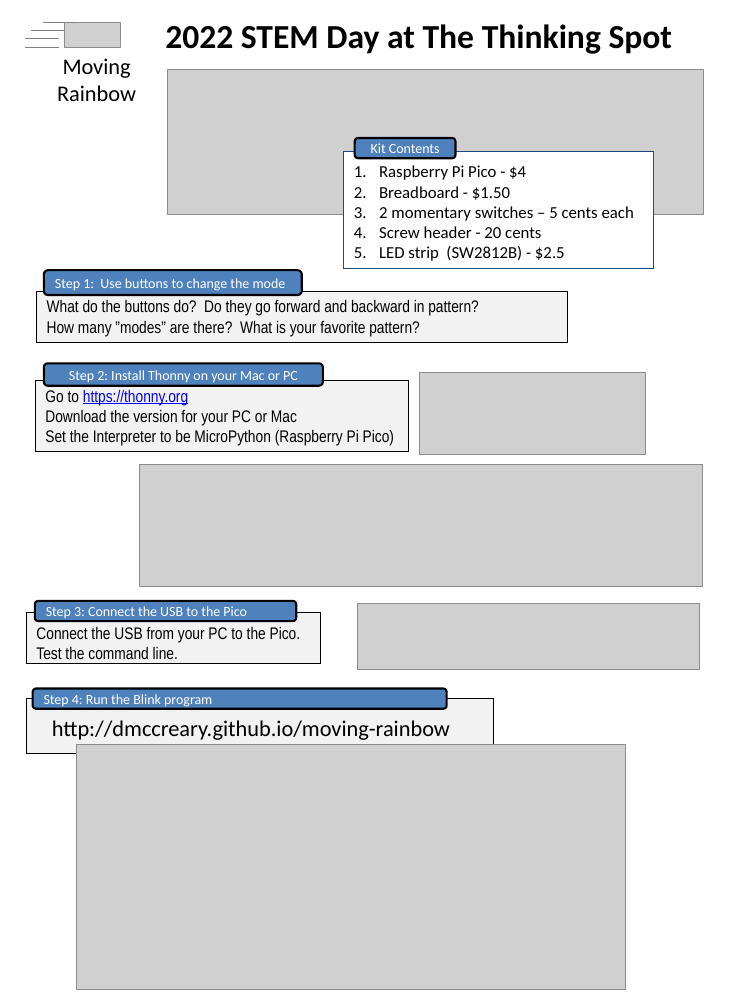
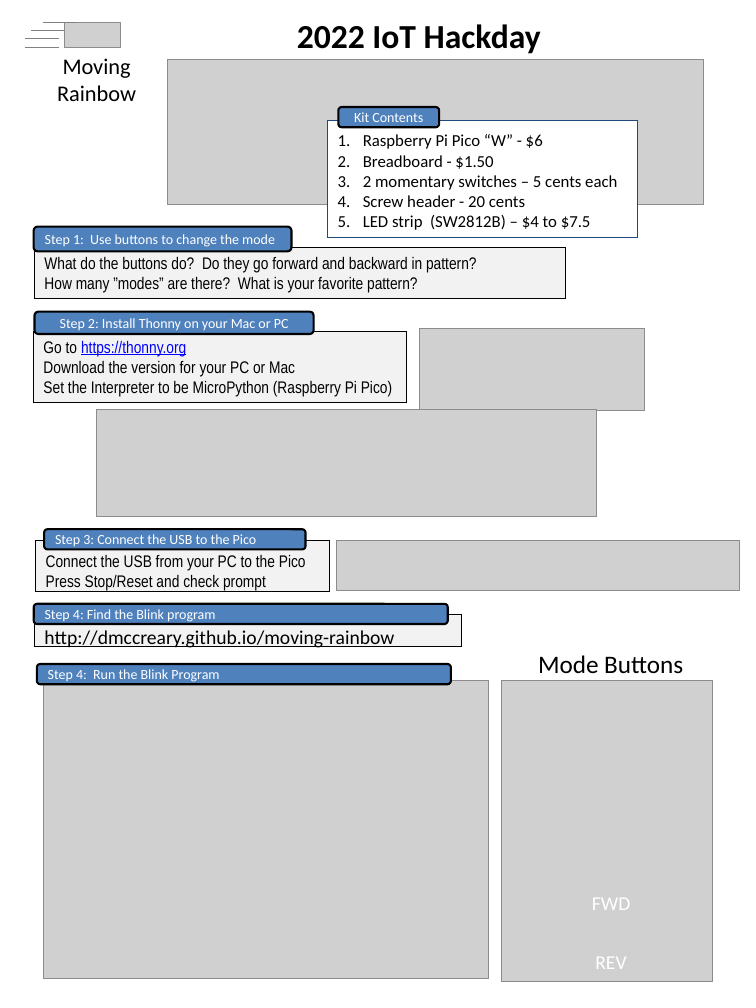
Before and after one commit to dmccreary/moving-rainbow, a slide deck: slide 1 of slides/2022-IoT-Hackday-Handout.pptx. Drawn at 756x1008 pixels with LibreOffice and Linux fonts; fonts in the diff are those of the drawing; grey boxes stand for pictures. Boxes give left, top, right and bottom in pixels: in the first picture for what was removed or moved away, otherwise in the second. Text is boxed around its words. In the diff, an @@ line names an element or a change of style, - is before the commit and + after.

```diff
--- a/slides/2022-IoT-Hackday-Handout.pptx
+++ b/slides/2022-IoT-Hackday-Handout.pptx
@@ title at <box>297,24,541,54</box>: text changed @@
-2022 STEM Day at The Thinking Spot
+2022 IoT Hackday
@@ picture: place and size @@
-picture at <box>168,70,704,215</box>
+picture at <box>168,59,704,205</box>
@@ rounded rectangle "Kit Contents": place and size @@
-rounded rectangle "Kit Contents" at <box>355,138,456,158</box>
+rounded rectangle "Kit Contents" at <box>339,107,439,127</box>
@@ rectangle "Raspberry Pi Pico “W” - ...": place and size @@
-rectangle "Raspberry Pi Pico “W” - ..." at <box>344,151,653,268</box>
+rectangle "Raspberry Pi Pico “W” - ..." at <box>328,120,637,237</box>
@@ text in rectangle at <box>363,134,543,149</box>: text changed @@
-1. Raspberry Pi Pico - $4
+1. Raspberry Pi Pico “W” - $6
@@ rounded rectangle "Step 1: Use buttons to ...": place and size @@
-rounded rectangle "Step 1: Use buttons to ..." at <box>44,270,302,295</box>
+rounded rectangle "Step 1: Use buttons to ..." at <box>33,227,291,252</box>
@@ text in rectangle at <box>363,215,591,230</box>: text changed @@
-5. LED strip (SW2812B) - $2.5
+5. LED strip (SW2812B) – $4 to $7.5
@@ rectangle "What do the buttons do? ...": place and size @@
-rectangle "What do the buttons do? ..." at <box>37,291,568,342</box>
+rectangle "What do the buttons do? ..." at <box>34,248,564,298</box>
@@ rounded rectangle "Step 2: Install Thonny on ...": place and size @@
-rounded rectangle "Step 2: Install Thonny on ..." at <box>44,364,324,386</box>
+rounded rectangle "Step 2: Install Thonny on ..." at <box>34,311,313,334</box>
@@ picture: place and size @@
-picture at <box>420,373,645,455</box>
+picture at <box>419,329,644,410</box>
@@ rectangle "Go to https://thonny.org": place and size @@
-rectangle "Go to https://thonny.org" at <box>35,380,408,452</box>
+rectangle "Go to https://thonny.org" at <box>33,332,406,403</box>
@@ picture: place and size @@
-picture at <box>140,465,703,586</box>
+picture at <box>97,409,597,517</box>
@@ rounded rectangle "Step 3: Connect the USB ...": place and size @@
-rounded rectangle "Step 3: Connect the USB ..." at <box>35,601,296,621</box>
+rounded rectangle "Step 3: Connect the USB ..." at <box>44,529,305,549</box>
@@ rectangle "Connect the USB from your ...": place and size @@
-rectangle "Connect the USB from your ..." at <box>26,613,321,663</box>
+rectangle "Connect the USB from your ..." at <box>35,541,330,592</box>
@@ text in rectangle at <box>46,555,306,591</box>: text changed @@
-Connect the USB from your PC to the Pico.
-Test the command line.
+Connect the USB from your PC to the Pico
+Press Stop/Reset and check prompt
@@ picture added at <box>337,540,739,591</box> @@
@@ rounded rectangle "Step 4: Find the Blink ...": place and size @@
-rounded rectangle "Step 4: Find the Blink ..." at <box>32,688,447,709</box>
+rounded rectangle "Step 4: Find the Blink ..." at <box>33,604,448,624</box>
@@ rectangle "http://dmccreary.github.io/moving-rainbow": place and size @@
-rectangle "http://dmccreary.github.io/moving-rainbow" at <box>52,720,450,740</box>
+rectangle "http://dmccreary.github.io/moving-rainbow" at <box>34,615,462,647</box>
@@ rectangle "http://dmccreary.github.io/moving-rainbow" at <box>34,615,462,647</box>: size 16 to 14 pt; fill none to #F2F2F2; outline none to #000000 0.75 pt @@
@@ text in rounded rectangle at <box>45,609,215,622</box>: text changed @@
-Step 4: Run the Blink program
+Step 4: Find the Blink program
@@ picture removed at <box>357,604,700,669</box> @@
@@ text added at <box>538,655,683,673</box>, 18 pt, text #000000 @@
+Mode Buttons
@@ rounded rectangle added at <box>37,664,452,684</box>, fill #4F81BD, outline #000000 1.5 pt, 10 pt, text #FFFFFF @@
+Step 4: Run the Blink Program
@@ picture: place and size @@
-picture at <box>77,744,626,989</box>
+picture at <box>43,680,489,978</box>
@@ picture added at <box>502,680,713,982</box> @@
@@ rectangle removed at <box>26,699,493,754</box> @@
@@ text added at <box>592,898,631,910</box>, 14 pt, text #FFFFFF @@
+FWD
@@ text added at <box>595,957,626,969</box>, 14 pt, text #FFFFFF @@
+REV
```
Also in this commit, not shown: 1 slide added, 1 slide removed.
